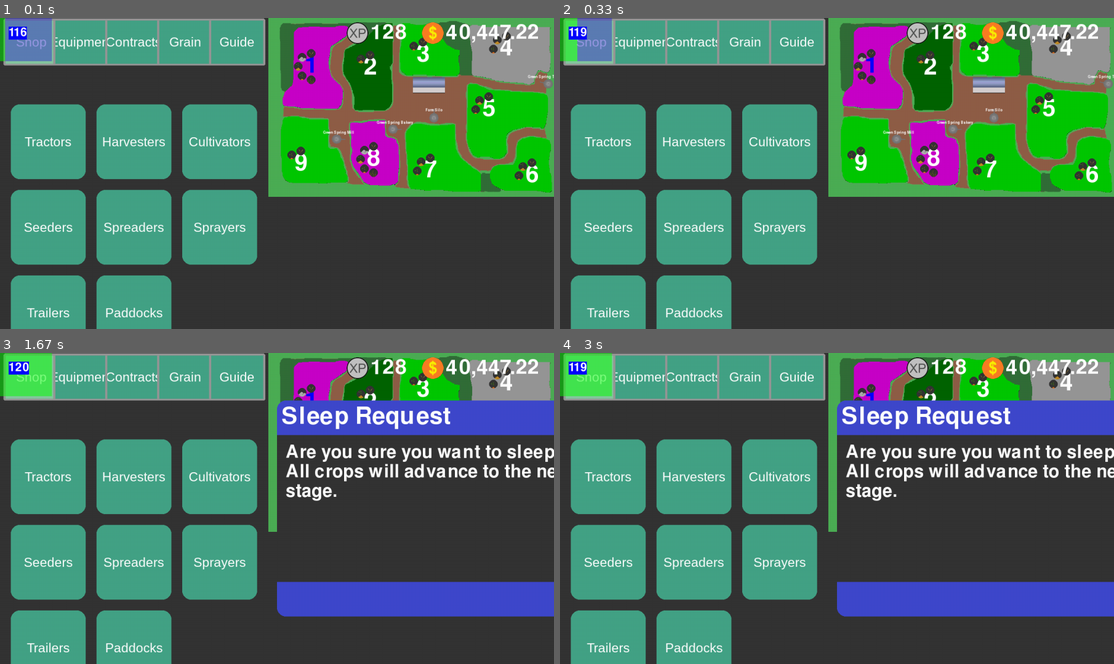
Above: before the commit, frames 1-4 (two rows, left to right).
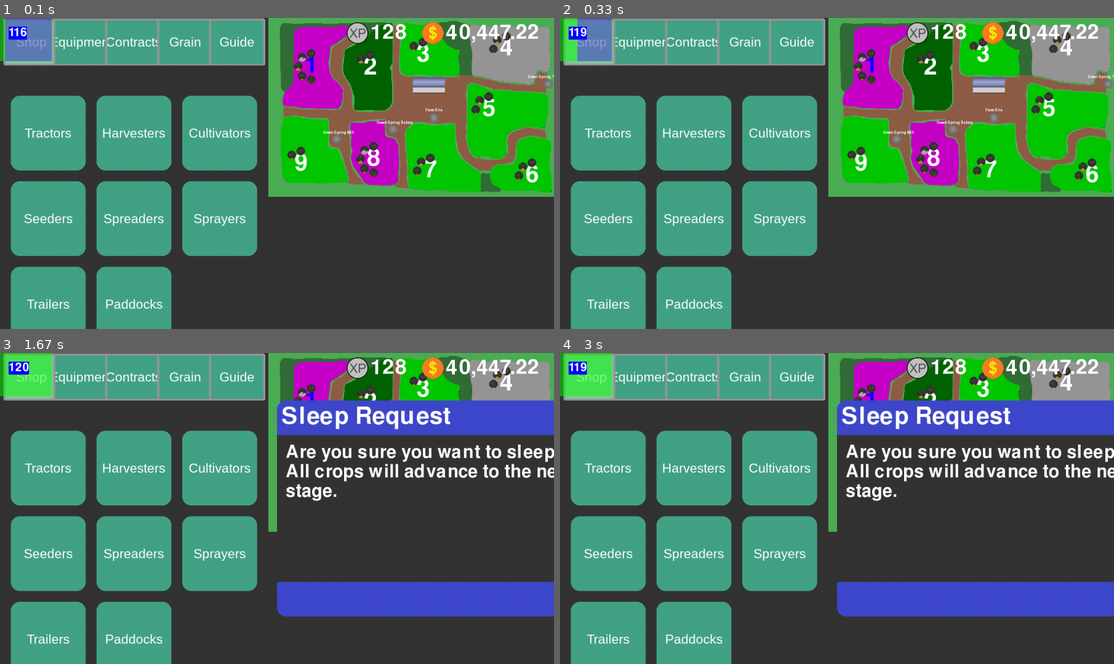
Above: after the commit, the same moments.

Repository: CaptainDeathead/Farm-CEO-ng
Game: pygame game, started from game/main.py
The game is run twice, just before and just after one commit, with the same random seed, the same clock (stepped at 60 frames per second) and the same inputs.
Inputs (mouse positions are in pixels of both pictures, inside the frame that each line leads up to):
- Up to frame 1 (0.1 s): no input
- Up to frame 2 (0.33 s): no input
- Up to frame 3 (1.67 s): click (426, 418) at 0.38 s
- Up to frame 4 (3 s): no input

The runs differ from the first frame. In frame 1, 7.6% of the frame differs, in the area x 1-47%, y 24-97%; in frame 2, 7.6%; in frame 3, 7.6%; in frame 4, 7.6%.

Commit message:
Added help menu

Diff:
--- /dev/null
+++ b/game/UI/Menus/guide.py
@@ -0,0 +1,114 @@
+import pygame as pg
+import logging
+
+from UI.pygame_gui import Button
+from resource_manager import ResourceManager
+from events import Events
+from data import *
+from utils import utils
+
+class Guide:
+    def __init__(self, parent_surface: pg.Surface, events: Events, rect: pg.Rect, scale: int) -> None:
+        self.parent_surface = parent_surface
+        self.events = events
+        self.rect = rect
+        self.scale = scale
+
+        self.rendered_surface = pg.Surface((self.rect.w, self.rect.h), pg.SRCALPHA)
+        self.rendered_surface.fill(UI_BACKGROUND_COLOR)
+
+        self.page_1 = pg.Surface((self.rect.w, self.rect.h), pg.SRCALPHA)
+        self.page_2 = pg.Surface((self.rect.w, self.rect.h), pg.SRCALPHA)
+
+        self.active = False
+        self.page = 0
+
+        self.page_toggle_button = Button(self.rendered_surface, self.rect.w / 2 - 250 / 2, self.rect.h - 125, 250, 75, pg.Rect(0, NAVBAR_HEIGHT, 0, 0), UI_MAIN_COLOR, UI_ACTIVE_COLOR, UI_TEXT_COLOR, "Switch page", 40, (20, 20, 20, 20), 0, 0, True, self.switch_page)
+
+        guide = {
+            "title": "Farming Basics",
+            "text": [
+                "- Paddocks have different stages: Harvested, Cultivated, Sown and Ready To Harvest.",
+                "- A paddock must first be cultivated with a cultivator, then sown with a seeder.",
+                "- Paddocks must be harvested with a header.",
+                "- When a header is full or tool is empty, use a trailer to unload / load it.",
+                "- The cycle then repeats.",
+                "- Pressing the shed advances all growth stages by sleeping."
+            ],
+            "title1": "Fertilisers and Chemicals",
+            "text1": [
+                "<LIME>      - Lime can be optionally spreaded every 3 years to boost a paddocks yield. Lime can be applied during the harvested and cultivated stages.",
+                "<SUPER>      - Super can be spreaded on paddocks in their first or second growth stages.",
+                "<UREA>      - Urea is very similar to Super, however it provides an additional yield bonus. Both Urea and Super require a spreader.",
+                "<WEEDS>      - Weeds can affect paddocks. Weeds have 2 different strengths. Heavier weeds come up in later growth stages. Weeds have a SEVERE yield impact. Sprayers are used to remove weeds"
+            ],
+            "page": "bluh",
+            "title2": "Selling Crops",
+            "text2": [
+                "- The grain menu allows you to see all stored crops and their prices. Market prices are reduced after selling crops.",
+                "- Less valuable crops usually have a higher yield.",
+                "- To sell crops, use a trailer and select the sellpoint you want to sell at."
+            ]
+        }
+
+        lime_img = pg.transform.smoothscale_by(ResourceManager.load_image("Icons/FillTypes/lime.png"), 0.75)
+        super_img = pg.transform.smoothscale_by(ResourceManager.load_image("Icons/FillTypes/super.png"), 0.75)
+        urea_img = pg.transform.smoothscale_by(ResourceManager.load_image("Icons/FillTypes/urea.png"), 0.75)
+        herbicide_img = pg.transform.smoothscale_by(ResourceManager.load_image("Icons/FillTypes/weeds.png"), 0.75)
+
+        title_font = pg.font.SysFont(None, 50 * self.scale)
+        text_font = pg.font.SysFont(None, 35 * self.scale)
+
+        title_font.align = pg.FONT_CENTER
+        text_font.align = pg.FONT_LEFT
+
+        curr_y = 20
+        target_surf = self.page_1
+        for texttype in guide:
+            if "page" in texttype:
+                target_surf = self.page_2
+                curr_y = 20
+
+            elif "title" in texttype:
+                title = title_font.render(guide[texttype], True, UI_TEXT_COLOR)
+                target_surf.blit(title, (self.rendered_surface.width / 2 - title.width / 2, curr_y))
+                curr_y += title.height + 10
+
+            elif "text" in texttype:
+                for text in guide[texttype]:
+                    literal_text = text.replace("<LIME>", "").replace("<SUPER>", "").replace("<UREA>", "").replace("<WEEDS>", "")
+
+                    if "<LIME>" in text:
+                        utils.blit_centered(target_surf, lime_img, (25, curr_y + 5), lime_img.get_rect().center, 0.0)
+                    elif "<SUPER>" in text:
+                        utils.blit_centered(target_surf, super_img, (25, curr_y + 5), super_img.get_rect().center, 0.0)
+                    elif "<UREA>" in text:
+                        utils.blit_centered(target_surf, urea_img, (25, curr_y + 5), urea_img.get_rect().center, 0.0)
+                    elif "<HERBICIDE>" in text:
+                        utils.blit_centered(target_surf, herbicide_img, (25, curr_y + 5), herbicide_img.get_rect().center, 0.0)
+
+                    text_lbl = text_font.render(literal_text, True, UI_TEXT_COLOR, wraplength=PANEL_WIDTH - 20)
+                    target_surf.blit(text_lbl, (10, curr_y))
+                    curr_y += text_lbl.height + 10
+
+    def switch_page(self) -> None:
+        self.page = (self.page + 1) % 2
+
+    def draw(self) -> None:
+        self.rendered_surface.fill(UI_BACKGROUND_COLOR)
+
+        if self.page == 0:
+            self.rendered_surface.blit(self.page_1, (0, 0))
+        else:
+            self.rendered_surface.blit(self.page_2, (0, 0))
+
+        self.page_toggle_button.draw()
+        self.parent_surface.blit(self.rendered_surface, (0, NAVBAR_HEIGHT))
+
+    def update(self) -> bool:
+        pressed = self.page_toggle_button.update(self.events.mouse_just_pressed, self.events.set_override)
+
+        if (self.events.mouse_just_pressed and self.page_toggle_button.global_rect.collidepoint(pg.mouse.get_pos())) or pressed:
+            return True
+
+        return False
--- a/game/UI/Menus/shop.py
+++ b/game/UI/Menus/shop.py
@@ -20,8 +20,7 @@
         self.parent_surface = parent_surface
         self.events = events
 
-        self.rect = rect
-        self.rect.y += 20
+        self.rect = pg.Rect(rect.x, rect.y + 20, rect.w, rect.h - 20)
 
         self.map_darken = map_funcs["map_darken"]
         self.map_lighten = map_funcs["map_lighten"]
--- a/game/UI/panel.py
+++ b/game/UI/panel.py
@@ -13,6 +13,7 @@
 from UI.Menus.shop import Shop
 from UI.Menus.equipment import Equipment
 from UI.Menus.grain import Grain
+from UI.Menus.guide import Guide
 
 from data import *
 
@@ -37,6 +38,7 @@
         self.shop = Shop(self.rendered_surface, self.events, page_height, map_funcs)
         self.equipment = Equipment(self.rendered_surface, self.events, self.set_popup, page_height, shed, sellpoint_manager, map_funcs)
         self.grain = Grain(self.rendered_surface, self.events, page_height, sellpoint_manager)
+        self.guide = Guide(self.rendered_surface, self.events, page_height, 1)
 
         self.rebuild()
 
@@ -55,6 +57,7 @@
         self.shop.active = False
         self.equipment.active = False
         self.grain.active = False
+        self.guide.active = False
 
     def draw_shop(self, force: bool = False) -> None:
         self.reset_actives()
@@ -77,6 +80,13 @@
         redraw_grain = self.grain.update()
         if redraw_grain or force: self.grain.draw()
 
+    def draw_guide(self, force: bool = False) -> None:
+        self.reset_actives()
+        self.guide.active = True
+
+        redraw_guide = self.guide.update()
+        if redraw_guide or force: self.guide.draw()
+
     def draw(self) -> None:
         self.screen.blit(self.rendered_surface, (0, 0))
 
@@ -87,6 +97,7 @@
             case 0: self.draw_shop()
             case 1: self.draw_equipment()
             case 3: self.draw_grain()
+            case 4: self.draw_guide()
 
     def force_draw_page(self) -> None:
         if self.shop.in_paddock_menu:
@@ -99,3 +110,4 @@
             case 0: self.draw_shop(force=True)
             case 1: self.draw_equipment(force=True)
             case 3: self.draw_grain(force=True)
+            case 4: self.draw_guide(force=True)
--- a/game/main.py
+++ b/game/main.py
@@ -58,7 +58,7 @@
             self.setup_android()
             sleep(1)
 
-        self.display = int(not BUILD) - 1
+        self.display = int(not BUILD)
         #self.display = 0
         self.screen: pg.Surface = pg.display.set_mode((self.WIDTH, self.HEIGHT), pg.DOUBLEBUF | pg.HWSURFACE | pg.FULLSCREEN, display=self.display)
         self.clock: pg.time.Clock = pg.time.Clock()
Empty file added: game/UI/Menus/contracts.py
Empty file removed: game/UI/Menus/finance.py
Empty file removed: game/UI/Menus/paddocks.py
